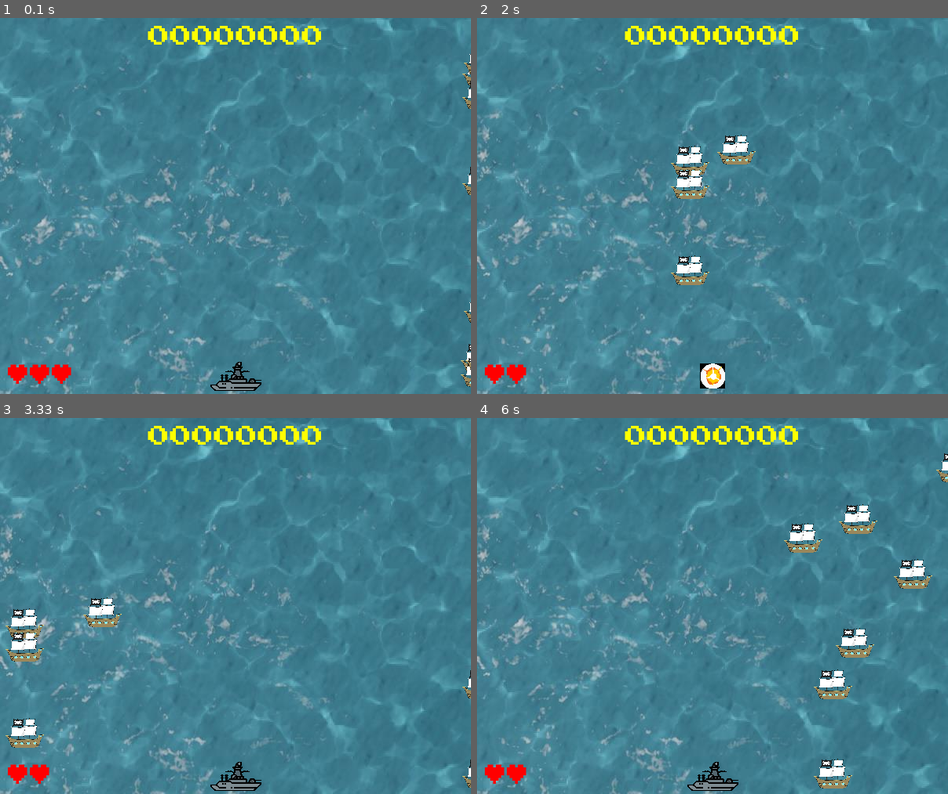
Above: before the commit, frames 1-4 (two rows, left to right).
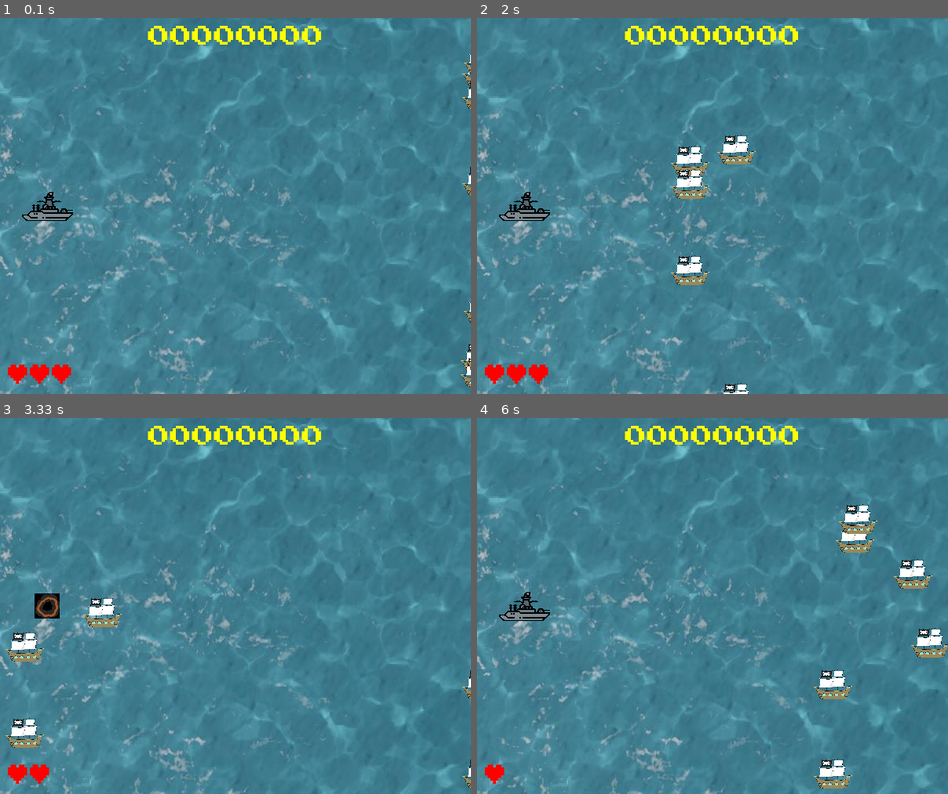
Above: after the commit, the same moments.

Repository: EnzoScheden/Pygame-Projeto-Final
Game: pygame game, started from PFPYGAME.py
Same seed, same stepped clock (60 frames per second), same inputs: the game is played once before the commit and once after it.
Inputs:
- Up to frame 1 (0.1 s): no input
- Up to frame 2 (2 s): tap W at 0.33 s; tap S at 0.67 s
- Up to frame 3 (3.33 s): no input
- Up to frame 4 (6 s): no input

The runs differ from the first frame. In frame 1, 0.8% of the frame differs, in the area x 4-56%, y 46-100%; in frame 2, 1.0%; in frame 3, 1.1%; in frame 4, 2.4%, in the area x 4-100%, y 9-100%.

Commit message:
mudando onde ele começa

Diff:
--- a/PFPYGAME.py
+++ b/PFPYGAME.py
@@ -48,8 +48,8 @@
         self.image = assets['navio']
         self.mask = pygame.mask.from_surface(self.image)
         self.rect = self.image.get_rect()
-        self.rect.centerx = largura / 2
-        self.rect.centery = altura - 10  # Posição inicial no centro inferior da tela
+        self.rect.centerx = largura / 10
+        self.rect.centery = altura /2  # Posição inicial no centro superior da tela
         self.speedy = 0  # Velocidade inicial vertical é zero (não se move no início)
         self.groups = groups
         self.assets = assets
